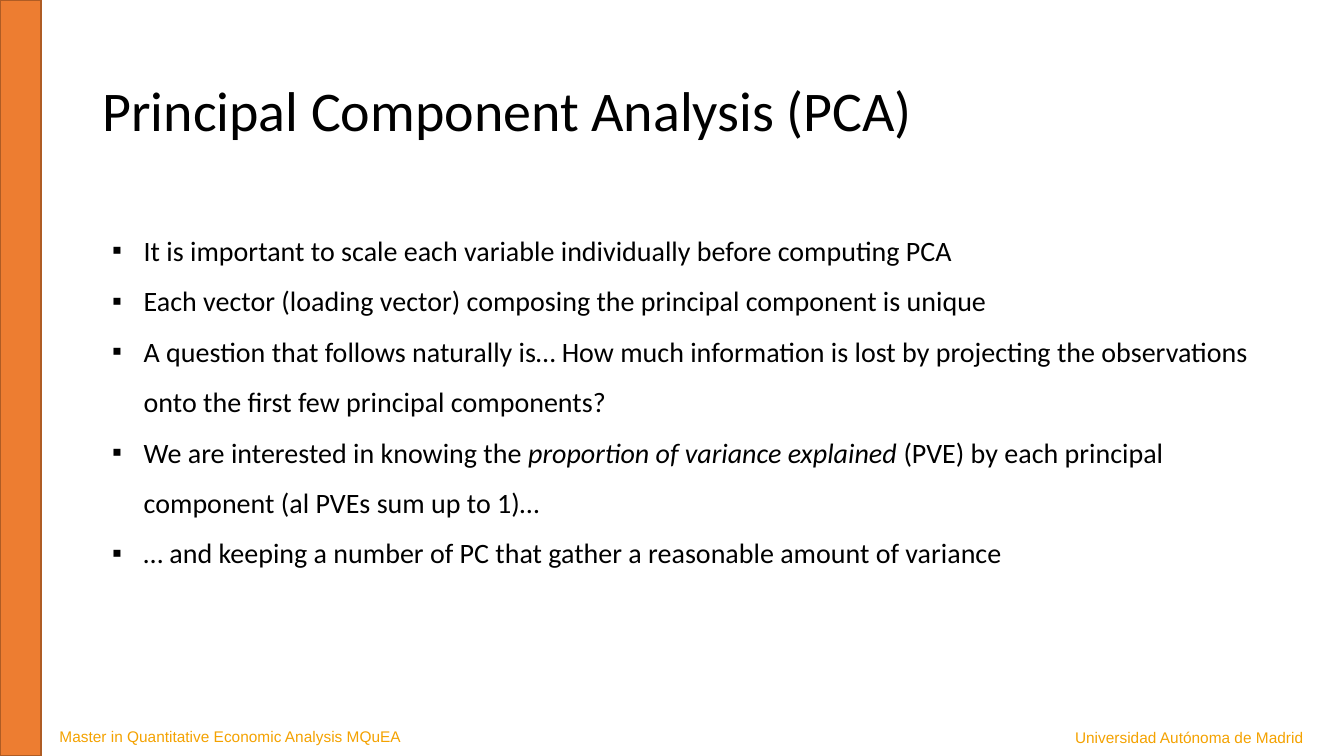
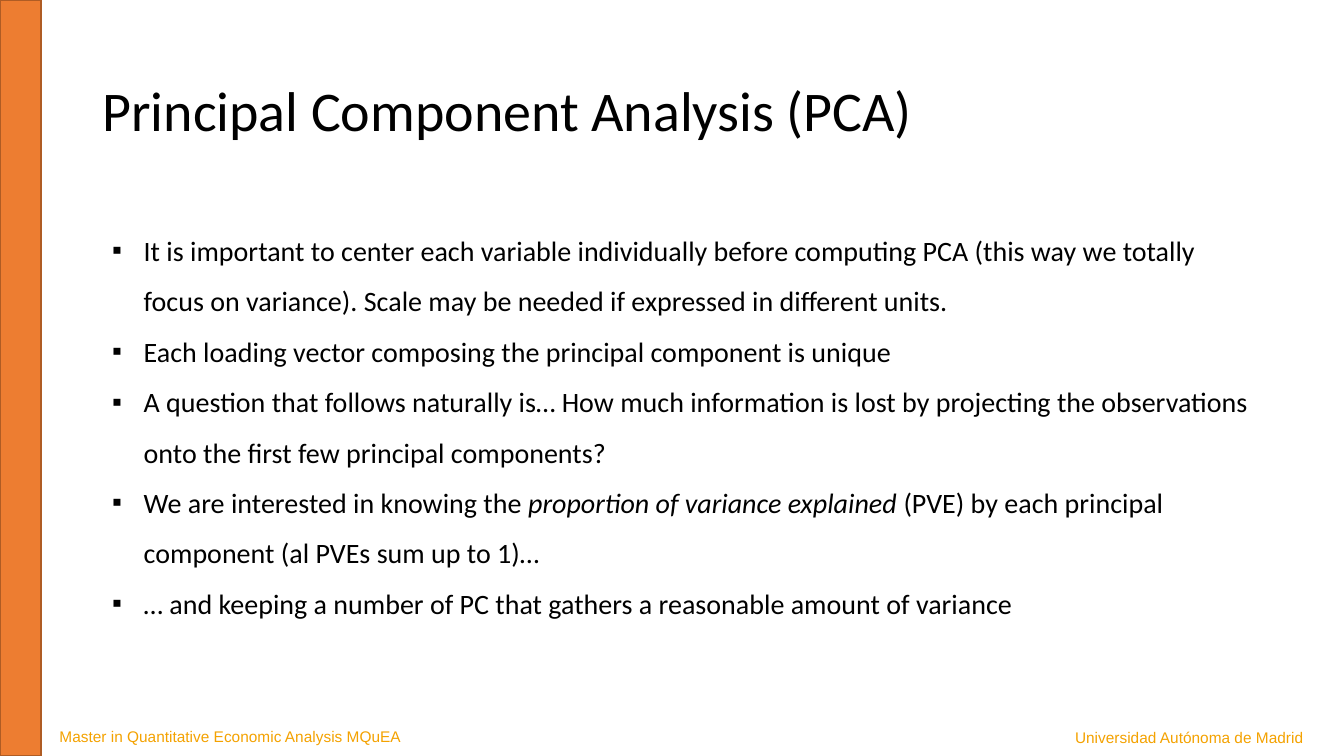
Before and after one commit to JavierBas/IMLEF-MQuEA, a slide deck: slide 11 of Course content/Slides/Topic 7 - Dimensionality reduction.pptx (slide 14 before the commit). Drawn at 1344x756 pixels with LibreOffice and Linux fonts; fonts in the diff are those of the drawing. Boxes give left, top, right and bottom in pixels: in the first picture for what was removed or moved away, otherwise in the second. Text is boxed around its words. In the diff, an @@ line names an element or a change of style, - is before the commit and + after.

```diff
--- a/Course content/Slides/Topic 7 - Dimensionality reduction.pptx
+++ b/Course content/Slides/Topic 7 - Dimensionality reduction.pptx
@@ text at bbox=[144, 240, 1195, 367]: text changed @@
-▪ It is important to scale each variable individually before computing PCA
-▪ Each vector (loading vector) composing the principal component is unique
+▪ It is important to center each variable individually before computing PCA (this way we totally focus on variance). Scale may be needed if expressed in different units.
+▪ Each loading vector composing the principal component is unique
@@ text at bbox=[169, 594, 1012, 619]: text changed @@
-▪ … and keeping a number of PC that gather a reasonable amount of variance
+▪ … and keeping a number of PC that gathers a reasonable amount of variance
```
Also in this commit, not shown: 5 other slides changed, 1 slide added, 2 slides removed, 6 other files.
